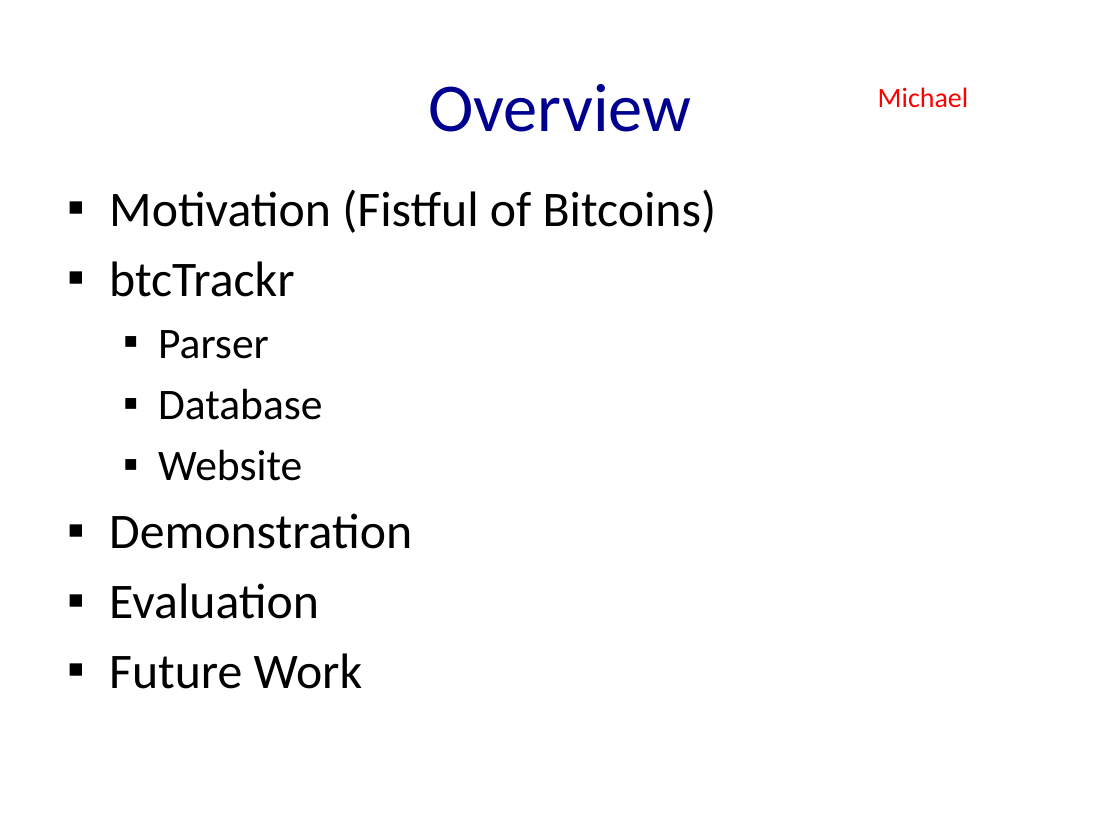
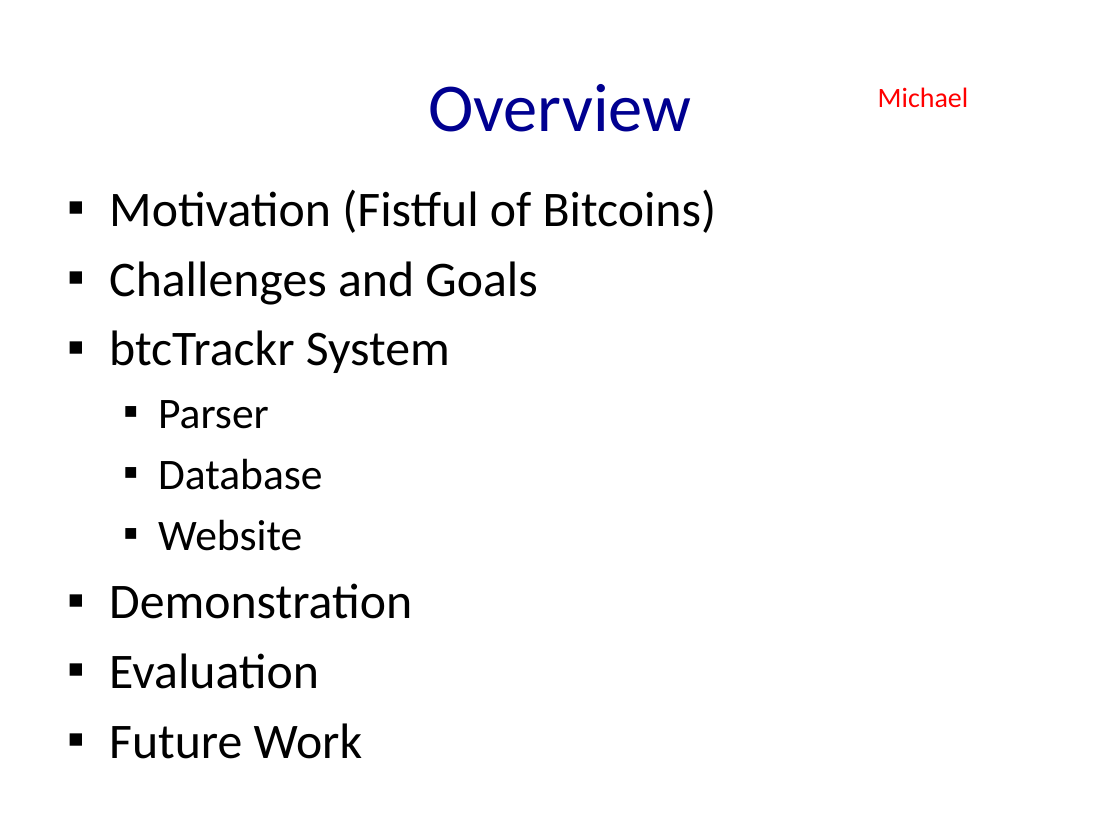
Before and after one commit to adoll/btctrackr, a slide deck: slide 2 of btcTrackr_Presentation.pptx. Drawn at 1120x840 pixels with LibreOffice and Linux fonts; fonts in the diff are those of the drawing. Boxes give left, top, right and bottom in pixels: in the first picture for what was removed or moved away, otherwise in the second. Text is boxed around its words. In the diff, an @@ line names an element or a change of style, - is before the commit and + after.

```diff
--- a/btcTrackr_Presentation.pptx
+++ b/btcTrackr_Presentation.pptx
@@ text at box(109, 261, 537, 373): text changed @@
-▪ btcTrackr
+▪ Challenges and Goals
+▪ btcTrackr System
```
Also in this commit, not shown: 2 other slides changed.
